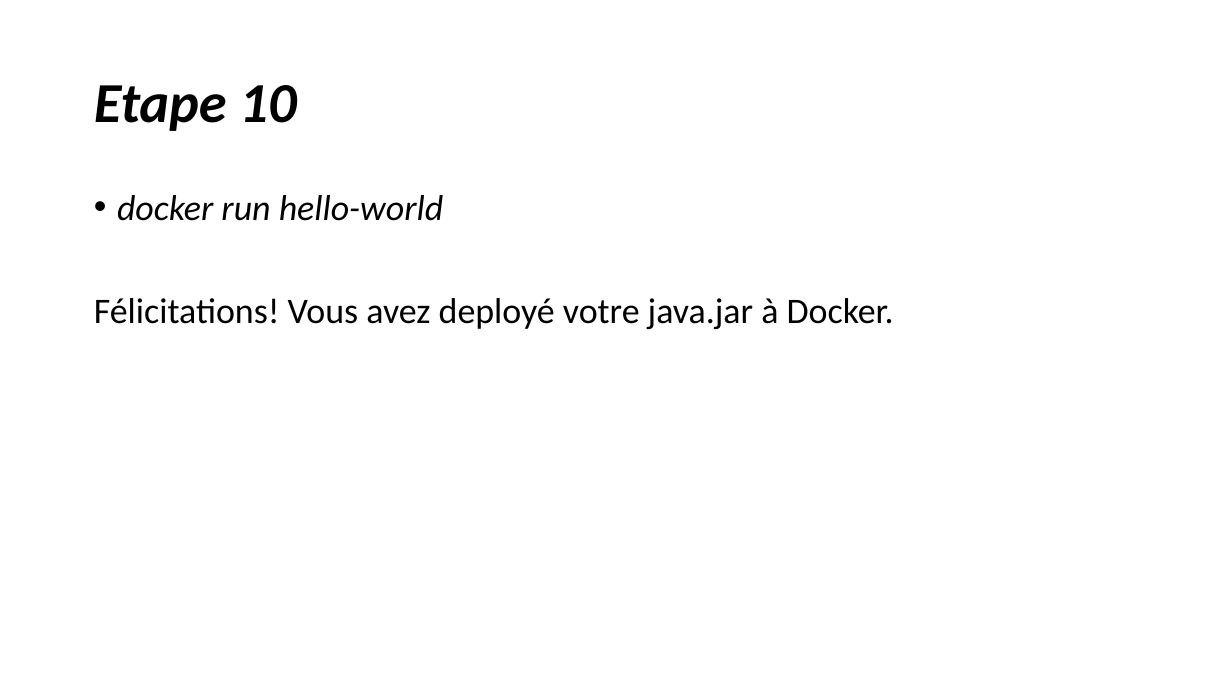
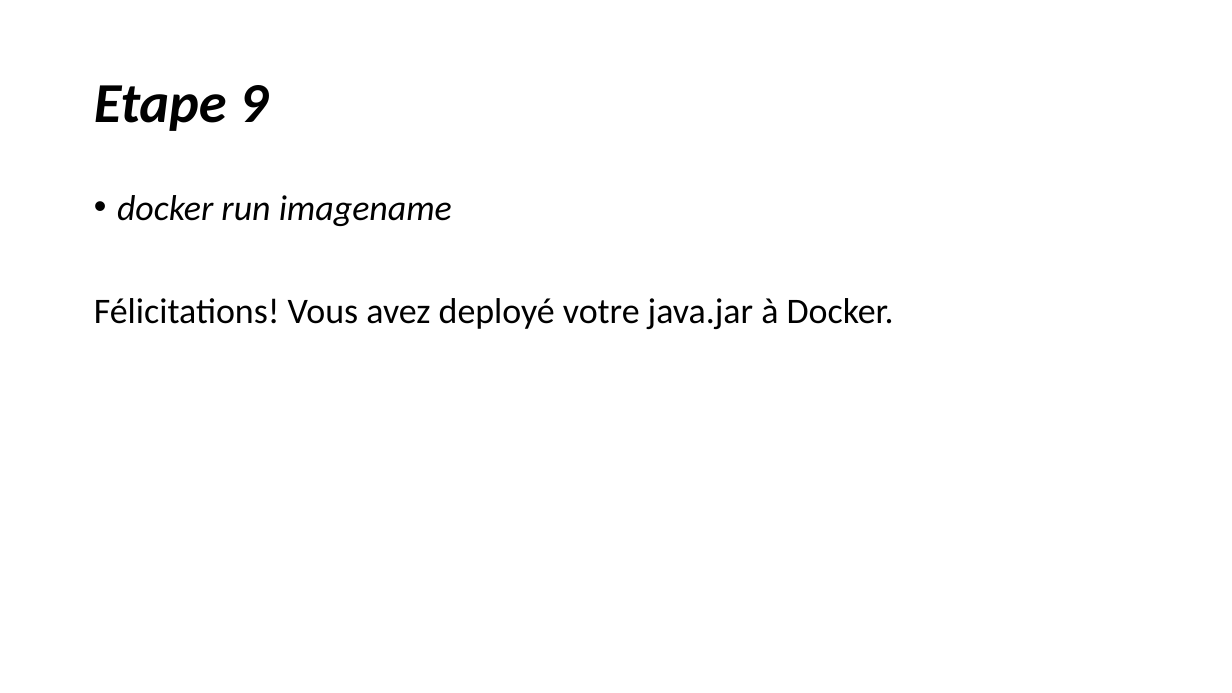
Before and after one commit to mohamadsabra/GLG203, a slide deck: slide 18 of Tutoriel.pptx (slide 13 before the commit). Drawn at 1232x693 pixels with LibreOffice and Linux fonts; fonts in the diff are those of the drawing. Boxes give left, top, right and bottom in pixels: in the first picture for what was removed or moved away, otherwise in the second. Text is boxed around its words. In the diff, an @@ line names an element or a change of style, - is before the commit and + after.

```diff
--- a/Tutoriel.pptx
+++ b/Tutoriel.pptx
@@ title at bbox=[94, 85, 268, 131]: text changed @@
-Etape 10
+Etape 9
@@ text at bbox=[117, 195, 452, 226]: text changed @@
-• docker run hello-world
+• docker run imagename
```
Also in this commit, not shown: 5 other slides changed, 5 slides added.
